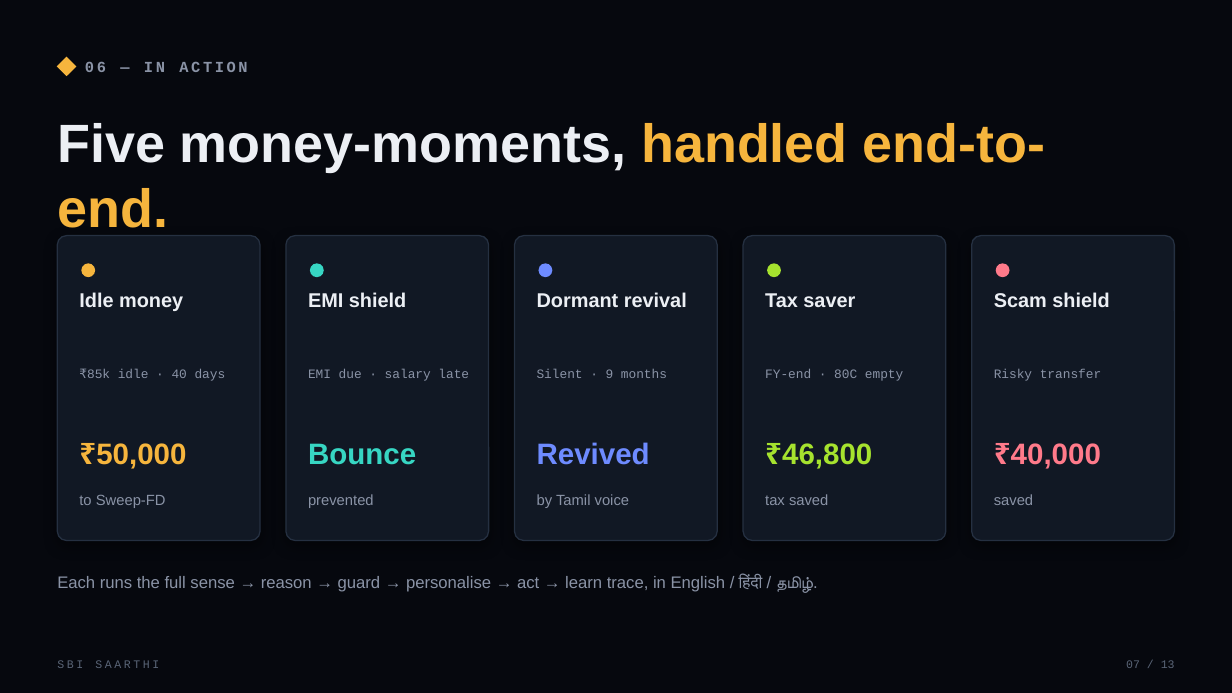
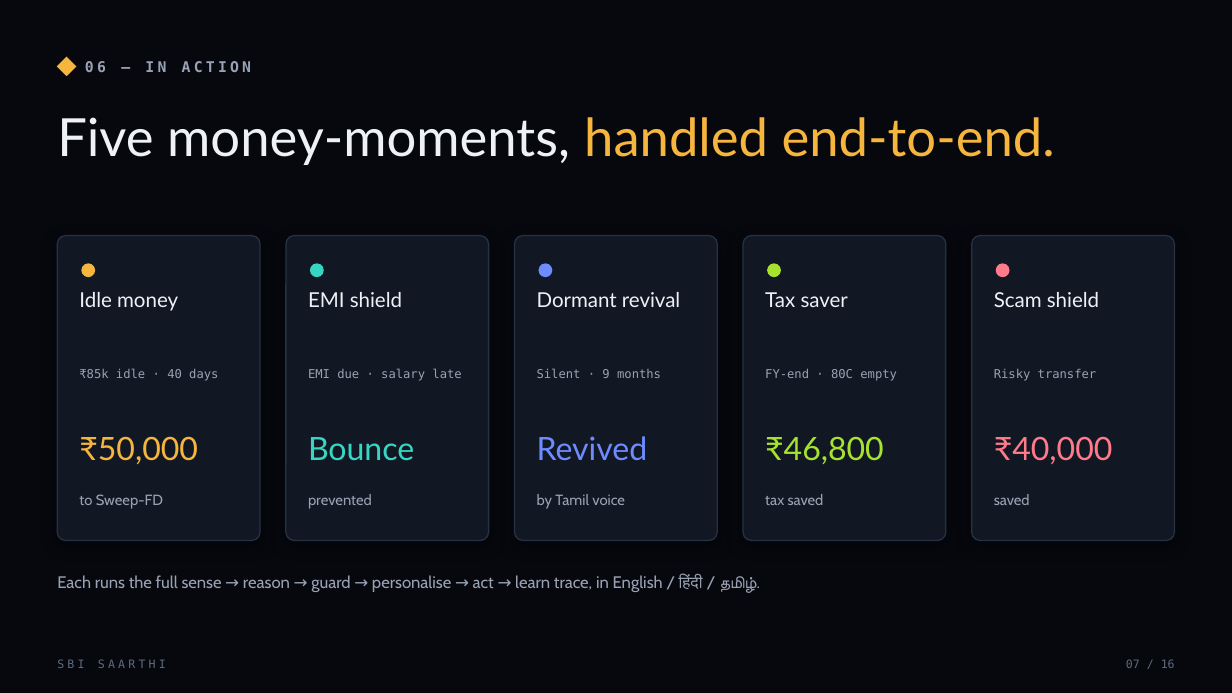
Before and after one commit to SaudSatopay/sbi-saarthi, a slide deck: slide 7 of SBI-Saarthi-Idea-Deck.pptx. Drawn at 1232x693 pixels with LibreOffice and Linux fonts; fonts in the diff are those of the drawing. Boxes give left, top, right and bottom in pixels: in the first picture for what was removed or moved away, otherwise in the second. Text is boxed around its words. In the diff, an @@ line names an element or a change of style, - is before the commit and + after.

Commit message:
Polish deck typography, add technical slides, add team names
Deck: new type system (Bahnschrift SemiBold / Segoe UI / Cascadia Mono) replacing the generic Arial/Courier; added a 5-slide technical block - system design, agent runtime, data & models, engineering stack & deployment, and security/consent/compliance (now 16 slides). Site: real team member names in the footer. Team SAS CODIES: Saud Satopay, Aryan Walunj, Sahil Addagatla.

```diff
--- a/SBI-Saarthi-Idea-Deck.pptx
+++ b/SBI-Saarthi-Idea-Deck.pptx
@@ text "06 — IN ACTION" at box(85, 61, 251, 72): size 12 to 11.5 pt, font Courier New to DejaVu Sans Mono, text colour #8A93A6 to #99A2B4, letter spacing 2 to 2.5 pt @@
@@ text "Five money-moments, handled end-to-end." at box(57, 117, 1055, 165): size 42 to 41 pt, font Arial to Lato, bold off; text colour #ECEFF4 to #EEF1F6 in "Five money-moments," @@
@@ outline #253041 1 pt to #263244 1 pt; shadow changed; proportions changed in 5 elements at box(57, 236, 260, 541), box(286, 236, 488, 541), box(515, 236, 717, 541), box(743, 236, 945, 541), box(972, 236, 1175, 541) @@
@@ size 15.5 to 16 pt, font Arial to Lato, text colour #ECEFF4 to #EEF1F6, bold off in 5 elements at box(79, 292, 178, 311), box(308, 292, 402, 307), box(537, 292, 680, 307), box(765, 292, 848, 307), box(994, 292, 1099, 307) @@
@@ size 10 to 9.5 pt, font Courier New to DejaVu Sans Mono, text colour #8A93A6 to #99A2B4 in 5 elements at box(79, 368, 218, 381), box(308, 368, 461, 381), box(537, 368, 661, 378), box(765, 369, 897, 381), box(994, 369, 1097, 381) @@
@@ size 23 to 25 pt, font Arial to Lato, bold off in 5 elements at box(79, 436, 198, 464), box(308, 437, 414, 460), box(537, 436, 648, 461), box(765, 436, 884, 464), box(994, 436, 1113, 464) @@
@@ font Arial to Cabin, text colour #8A93A6 to #99A2B4 in 6 elements at box(79, 494, 163, 509), box(308, 494, 372, 509), box(537, 494, 625, 509), box(765, 494, 824, 505), box(994, 494, 1030, 505), box(57, 575, 760, 593) @@
@@ text "SBI SAARTHI" at box(57, 659, 166, 668): font Courier New to DejaVu Sans Mono, text colour #5A6577 to #5E6A7E, letter spacing 2 to 2.5 pt @@
@@ text at box(1126, 659, 1175, 668): text changed; font Courier New to DejaVu Sans Mono; text colour #5A6577 to #5E6A7E @@
-07 / 13
+07 / 16
```
Also in this commit, not shown: 10 other slides changed, 5 slides added, 2 slides removed, 6 other files.
